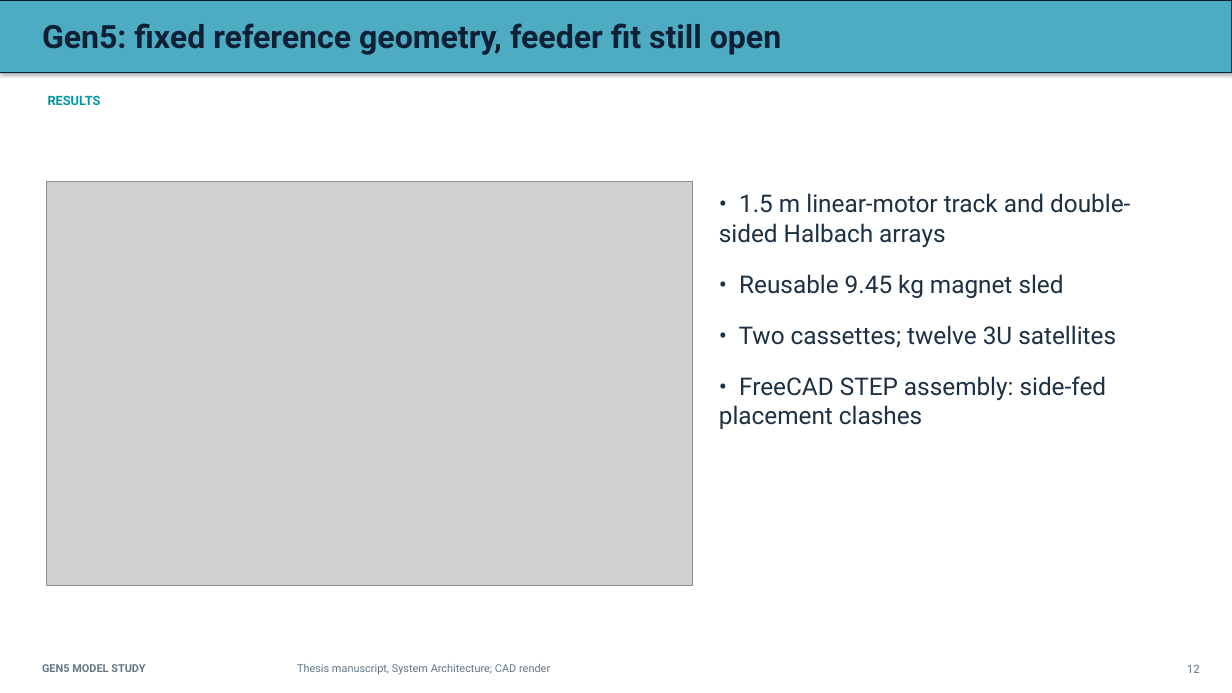
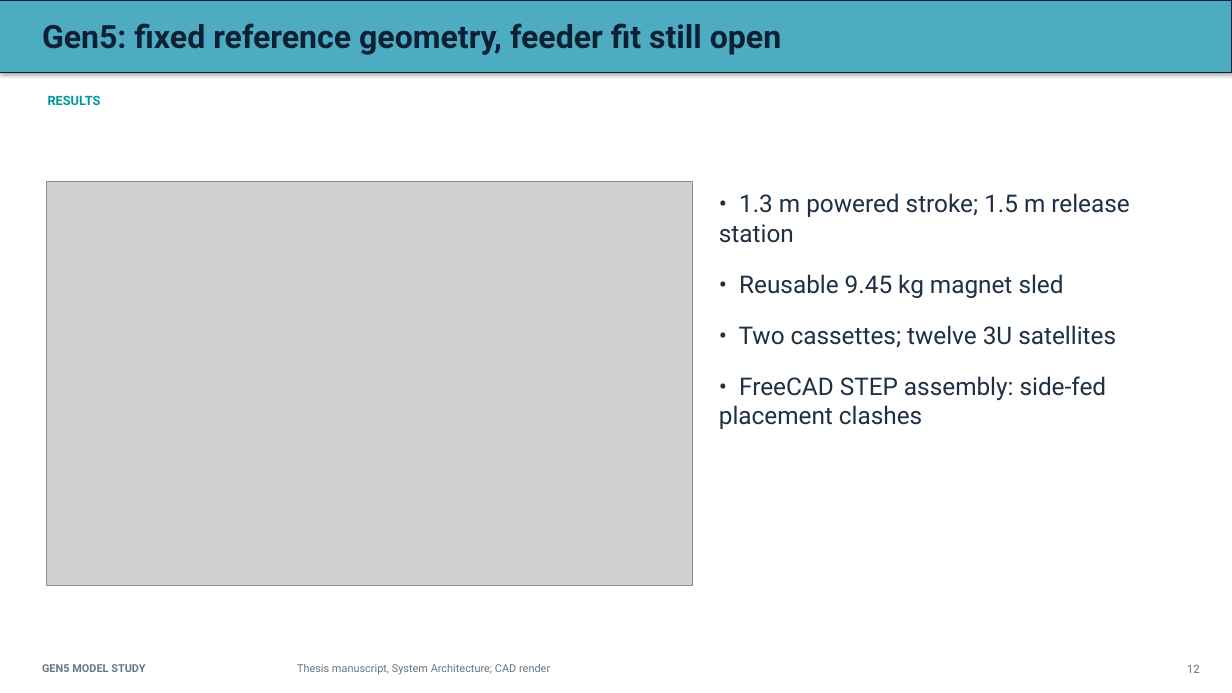
Before and after one commit to aaaaaaaaaaaavm/VOLLEY-thesis, a slide deck: slide 12 of university/final_review_2026_10_10/VOLLEY_Final_Review_2026-10-10.pptx. Drawn at 1232x693 pixels with LibreOffice and Linux fonts; fonts in the diff are those of the drawing; grey boxes stand for pictures. Boxes give left, top, right and bottom in pixels: in the first picture for what was removed or moved away, otherwise in the second. Text is boxed around its words. In the diff, an @@ line names an element or a change of style, - is before the commit and + after.

```diff
--- a/university/final_review_2026_10_10/VOLLEY_Final_Review_2026-10-10.pptx
+++ b/university/final_review_2026_10_10/VOLLEY_Final_Review_2026-10-10.pptx
@@ text at [719,193,1129,243]: text changed @@
-• 1.5 m linear-motor track and double-sided Halbach arrays
+• 1.3 m powered stroke; 1.5 m release station
```
Also in this commit, not shown: 9 other slides changed, 15 other files.
